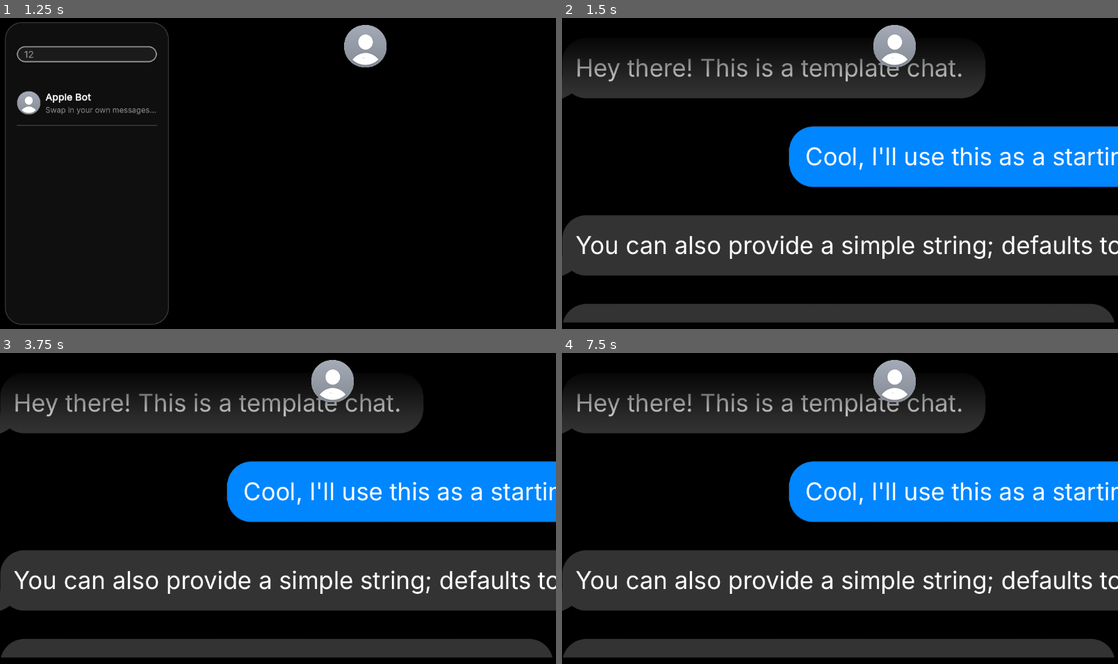
Above: before the commit, frames 1-4 (two rows, left to right).
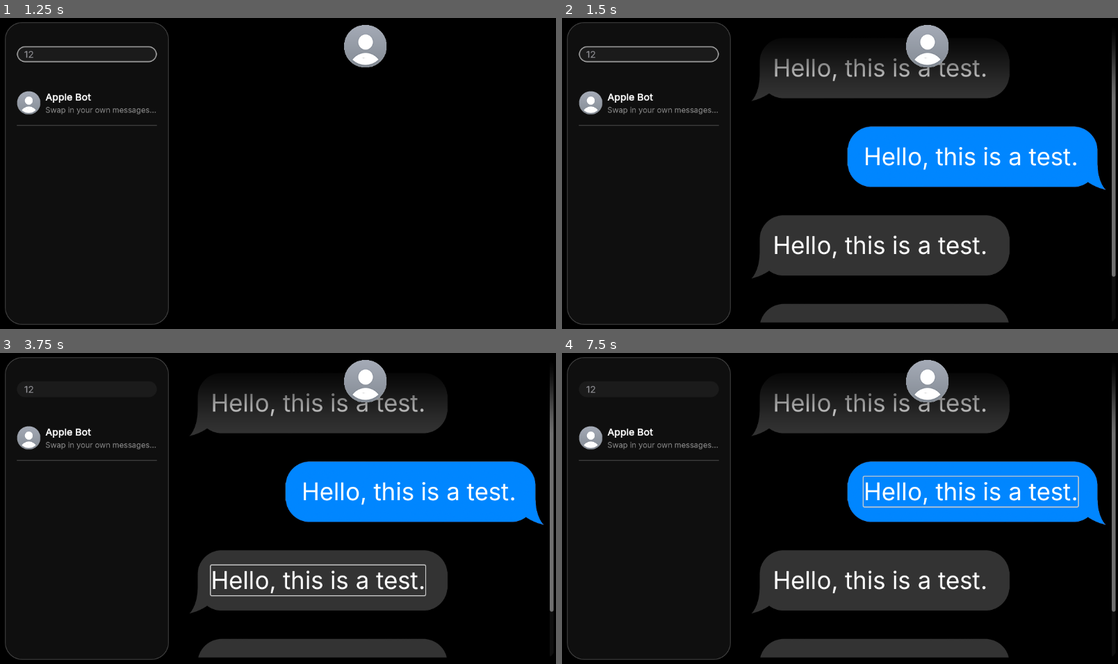
Above: after the commit, the same moments.

Repository: josephsmithberger/copy-paste-interrogate
Game: Godot game, scene res://scenes/main_window.tscn
Same seed, same stepped clock (60 frames per second), same inputs: the game is played once before the commit and once after it.
Inputs (mouse positions are in pixels of both pictures, inside the frame that each line leads up to):
- Up to frame 1 (1.25 s): click (88, 55) at 0.52 s; type "12" at 0.6 s
- Up to frame 2 (1.5 s): tap Enter at 1.25 s; move the mouse to (650, 101) at 1.27 s; click (650, 101) at 1.42 s
- Up to frame 3 (3.75 s): tap Space at 2, 3.5 s; move the mouse to (166, 524) at 2.02 s; click (166, 524) at 2.17 s; tap Enter at 2.75 s; move the mouse to (333, 440) at 2.77 s; click (333, 440) at 2.92 s; move the mouse to (250, 570) at 3.52 s; click (250, 570) at 3.67 s
- Up to frame 4 (7.5 s): tap Enter at 4.25 s; move the mouse to (1006, 555) at 4.27 s; click (1006, 555) at 4.42 s; tap Space at 5 s; move the mouse to (673, 461) at 5.02 s; click (673, 461) at 5.17 s; move the mouse to (867, 508) at 5.77 s; click (867, 508) at 5.92 s; move the mouse to (756, 430) at 6.52 s; click (756, 430) at 6.67 s; move the mouse to (962, 492) at 7.27 s; click (962, 492) at 7.42 s

Frame 1 is identical in both runs. In frame 2, 27% of the frame differs, in the area x 0-100%, y 1-99%; in frame 3, 27%; in frame 4, 27%.

Commit message:
Rich Text Label Bubbles

Diff:
--- a/scenes/npc_message_bubble.tscn
+++ b/scenes/npc_message_bubble.tscn
@@ -4,14 +4,10 @@
 [ext_resource type="Theme" uid="uid://ylaclft01m8p" path="res://assets/ui/styling.tres" id="2_i0r60"]
 
 [node name="npc_message_bubble" type="MarginContainer"]
-anchors_preset = 4
-anchor_top = 0.5
-anchor_bottom = 0.5
-offset_top = -90.0
-offset_right = 544.0
-offset_bottom = 90.0
+anchors_preset = -1
 grow_vertical = 2
 size_flags_horizontal = 0
+size_flags_vertical = 4
 
 [node name="bubble" type="NinePatchRect" parent="."]
 layout_mode = 2
@@ -32,11 +28,14 @@
 theme_override_constants/margin_right = 60
 theme_override_constants/margin_bottom = 50
 
-[node name="message" type="Label" parent="MarginContainer"]
-custom_minimum_size = Vector2(1, 1)
+[node name="message" type="RichTextLabel" parent="MarginContainer"]
 layout_mode = 2
-size_flags_vertical = 1
+focus_mode = 2
 theme = ExtResource("2_i0r60")
-theme_override_font_sizes/font_size = 50
+theme_override_font_sizes/normal_font_size = 50
 text = "Hello, this is a test."
+fit_content = true
+scroll_active = false
+autowrap_mode = 0
 vertical_alignment = 1
+selection_enabled = true
--- a/scenes/user_message_bubble.tscn
+++ b/scenes/user_message_bubble.tscn
@@ -4,17 +4,11 @@
 [ext_resource type="Theme" uid="uid://ylaclft01m8p" path="res://assets/ui/styling.tres" id="3_r6wk0"]
 
 [node name="user_message_bubble" type="MarginContainer"]
-anchors_preset = 6
-anchor_left = 1.0
-anchor_top = 0.5
-anchor_right = 1.0
-anchor_bottom = 0.5
-offset_left = -544.0
-offset_top = -90.0
-offset_bottom = 90.0
+anchors_preset = -1
 grow_horizontal = 0
 grow_vertical = 2
 size_flags_horizontal = 8
+size_flags_vertical = 4
 
 [node name="bubble" type="NinePatchRect" parent="."]
 layout_mode = 2
@@ -35,12 +29,16 @@
 theme_override_constants/margin_right = 70
 theme_override_constants/margin_bottom = 50
 
-[node name="message" type="Label" parent="MarginContainer"]
-custom_minimum_size = Vector2(1, 1)
+[node name="message" type="RichTextLabel" parent="MarginContainer"]
 layout_mode = 2
-size_flags_vertical = 1
+focus_mode = 2
 theme = ExtResource("3_r6wk0")
-theme_override_font_sizes/font_size = 50
+theme_override_font_sizes/normal_font_size = 50
+bbcode_enabled = true
 text = "Hello, this is a test."
+fit_content = true
+scroll_active = false
+autowrap_mode = 0
 horizontal_alignment = 2
 vertical_alignment = 1
+selection_enabled = true
